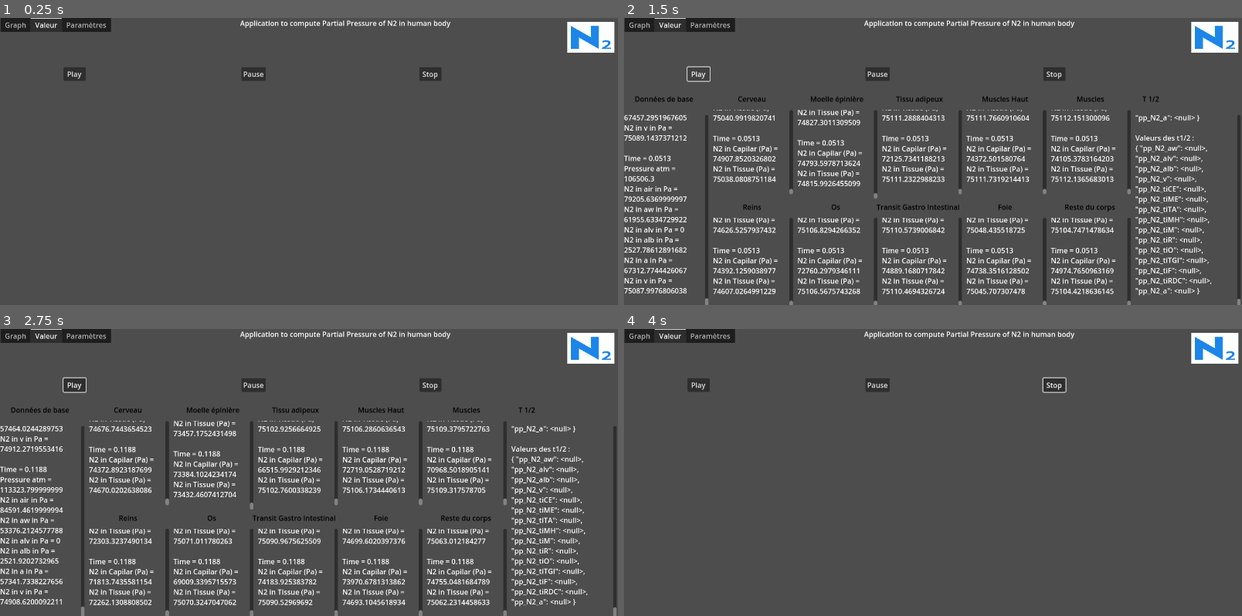
Above: before the commit, frames 1-4 (two rows, left to right).
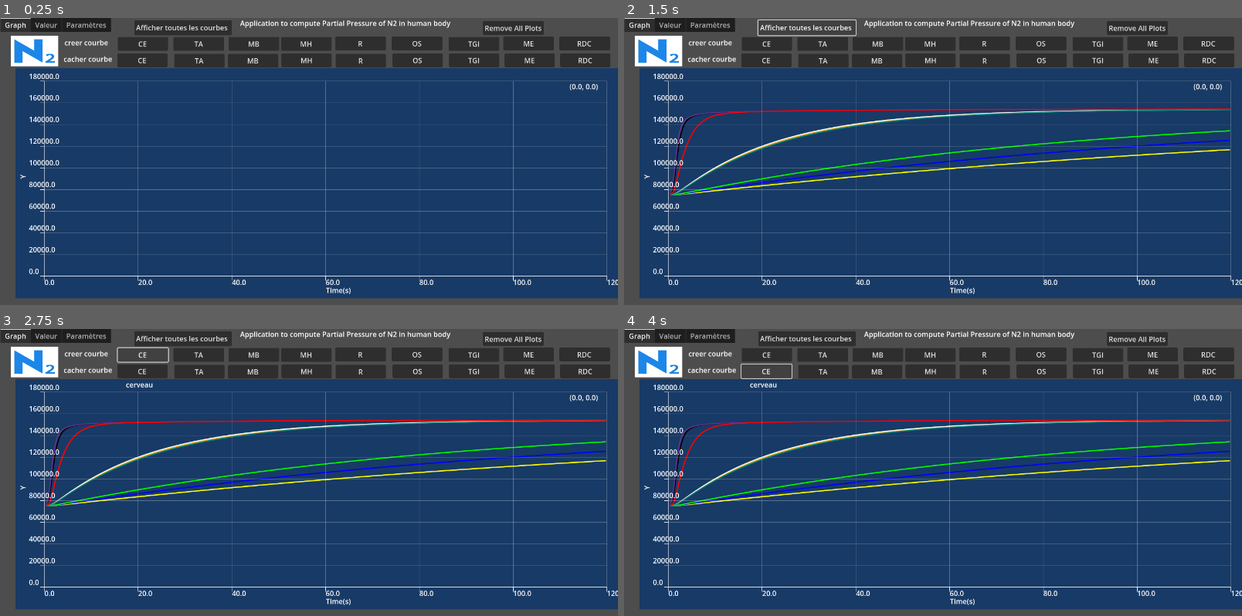
Above: after the commit, the same moments.

Repository: pascal-ballet/Dive-PP
Game: Godot game, scene res://dive_pp_n2.tscn
Same seed, same stepped clock (60 frames per second), same inputs: the game is played once before the commit and once after it.
Inputs (mouse positions are in pixels of both pictures, inside the frame that each line leads up to):
- Up to frame 1 (0.25 s): no input
- Up to frame 2 (1.5 s): click "Play" (after the commit: "Afficher toutes les courbes") at 0.5 s; click "Play" (after the commit: "Afficher toutes les courbes") at 1.25 s
- Up to frame 3 (2.75 s): click (142, 354) at 2 s, where only the run after the commit has a clickable "CE"
- Up to frame 4 (4 s): click (1056, 386) at 2.75 s, where only the run before the commit has a clickable "Stop"; click (766, 372) at 3.5 s, where only the run after the commit has a clickable "CE"

The runs differ from the first frame. In frame 1, 88% of the frame differs, in the area x 0-100%, y 0-98%; in frame 2, 88%; in frame 3, 88%, in the area x 0-100%, y 0-100%; in frame 4, 87%.

Commit message:
Update dive_pp_n2.tscn

Diff:
--- a/dive_pp_n2.tscn
+++ b/dive_pp_n2.tscn
@@ -16,10 +16,9 @@
 offset_left = -7.0
 offset_right = 309.0
 offset_bottom = 31.0
-current_tab = 1
+current_tab = 0
 
 [node name="Graph" type="Control" parent="TabContainer"]
-visible = false
 layout_mode = 2
 metadata/_tab_index = 0
 
@@ -324,6 +323,7 @@
 offset_bottom = -1967.0
 
 [node name="Valeur" type="Control" parent="TabContainer"]
+visible = false
 layout_mode = 2
 metadata/_tab_index = 1
 
